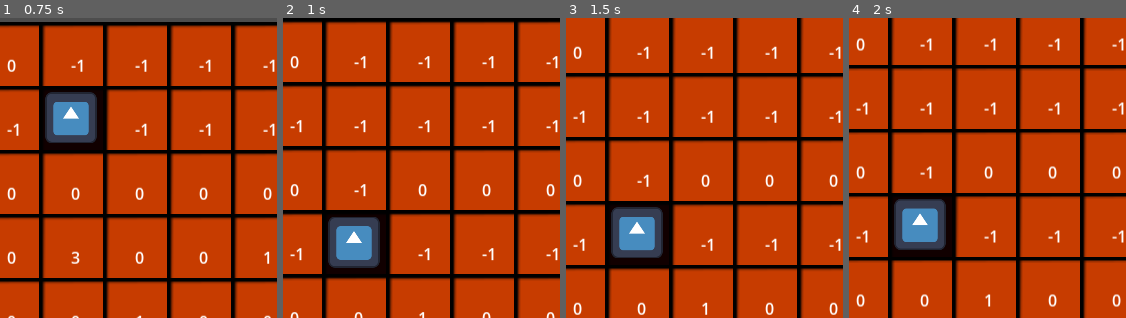
Above: before the commit, frames 1-4 (left to right).
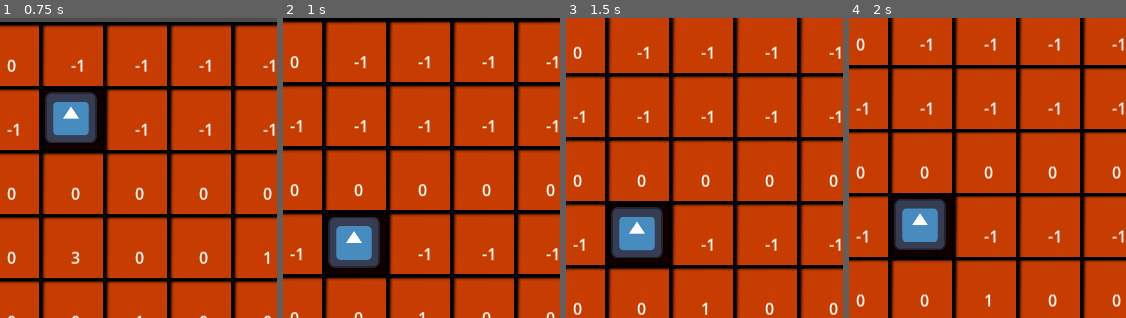
Above: after the commit, the same moments.

Repository: DogeMastr/GMTK2026
Game: Godot game, scene res://Scenes/Game/Game.tscn
Same seed, same stepped clock (60 frames per second), same inputs: the game is played once before the commit and once after it. The engine's default icon, where the game draws it, is replaced by a stand-in: a white triangle on a blue panel in a dark square.
Inputs (mouse positions are % of the whole screen's width and height, from its top left):
- Up to frame 1 (0.75 s): move the mouse to (96, 45) at 0.52 s; hold D (player_right) from 0.53 s (still down); tap 1 (1) at 0.6 s; click (96, 45) at 0.67 s
- Up to frame 2 (1 s): keep holding D (player_right); tap 2 (2) at 0.8 s
- Up to frame 3 (1.5 s): release D (player_right) at 1.25 s; drag from (35, 55) to (7, 5) at 1.27 s
- Up to frame 4 (2 s): no input
The pictures show only the part of the screen within x 6-56%, y 0-50%; the shares and areas given below are measured in that part.

Frame 1 is identical in both runs. In frame 2, 0.1% of the frame differs, in the area x 25-30%, y 55-60%; in frame 3, 0.1%; in frame 4, 0.1%, in the area x 25-30%, y 49-54%.

Commit message:
Fixed the rock bug

Diff:
--- a/Scenes/Mole/mole.gd
+++ b/Scenes/Mole/mole.gd
@@ -43,10 +43,15 @@
 			var tile_to_travel_to = EventBus.get_tile(x_pos, y_pos + i + 1)
 			if tile_to_travel_to.type == 5:
 				amount_to_travel = i
+				break
 			if tile_to_travel_to.type == 4 or tile_to_travel_to.type == 3:
 				amount_to_travel = i + 1
 				EventBus.mole_dies.emit()
-			EventBus.get_tile(x_pos, y_pos + i).type = -1
+				break
+
+			if not EventBus.get_tile(x_pos, y_pos + i).type == 5:
+				EventBus.get_tile(x_pos, y_pos + i).type = -1
+
 
 		position.y += EventBus.tile_width * amount_to_travel
 		y_pos += amount_to_travel
